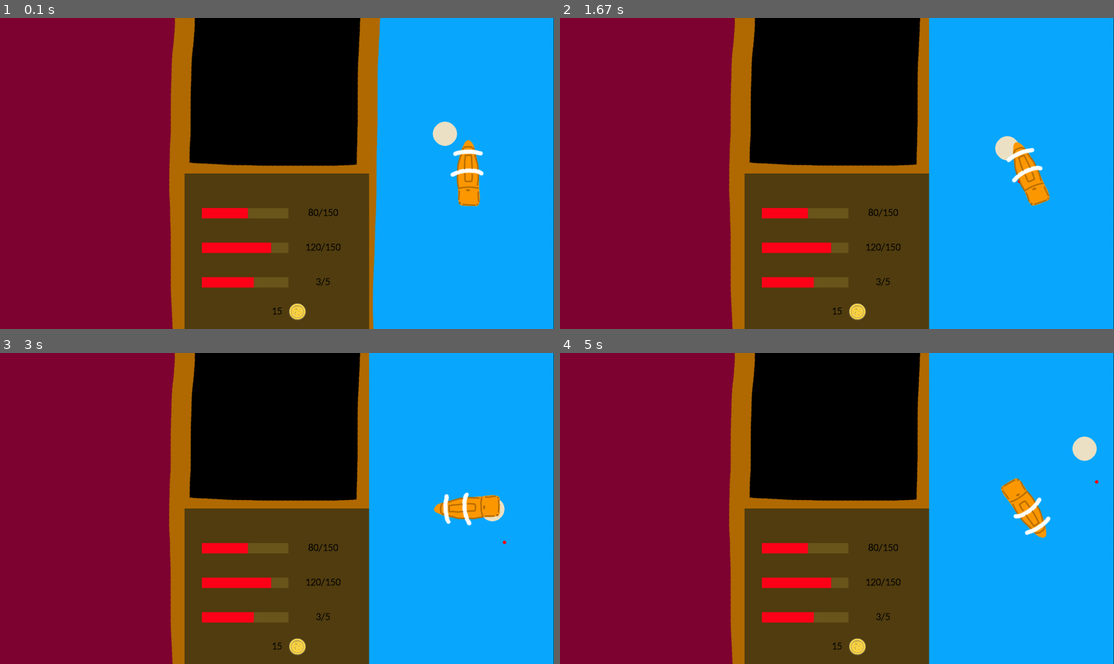
Above: before the commit, frames 1-4 (two rows, left to right).
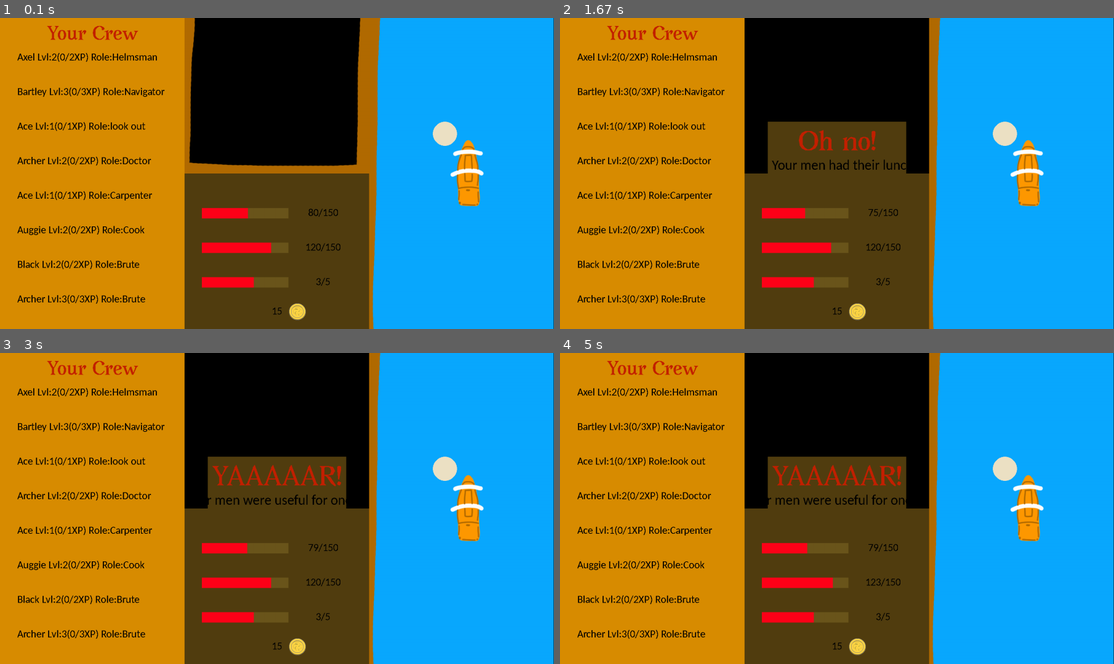
Above: after the commit, the same moments.

Repository: coffeemakingtoaster/Pyrates-pygame30
Game: pygame game, started from src/game_ui.py
The game is run twice, just before and just after one commit, with the same random seed, the same clock (stepped at 60 frames per second) and the same inputs.
Inputs (mouse positions are in pixels of both pictures, inside the frame that each line leads up to):
- Up to frame 1 (0.1 s): no input
- Up to frame 2 (1.67 s): hold A 0.33-0.87 s; hold A 0.9-1.2 s; click (1014, 164) at 1.28 s; hold Esc from 1.57 s (still down); hold A from 1.57 s (still down)
- Up to frame 3 (3 s): release Esc at 1.97 s; release A at 1.97 s; hold A 2-2.4 s; hold A 2.43-2.8 s
- Up to frame 4 (5 s): click (626, 436) at 3.38 s; hold A 4.23-4.53 s; hold A 4.57-4.97 s

The runs differ from the first frame. In frame 1, 33% of the frame differs, in the area x 0-34%, y 0-100%; in frame 2, 42%; in frame 3, 42%; in frame 4, 42%, in the area x 0-98%, y 0-100%.

Commit message:
update on my progress. Shop is now working and popup window is (mostly) useable

Diff:
--- a/src/data/balancing.json
+++ b/src/data/balancing.json
@@ -13,7 +13,7 @@
     "supply_min_amount" : 1,
     "supply_max_amount" : 10,
     "ammunition_min_price": 1,
-    "ammunition_price": 3,
+    "ammunition_max_price": 3,
     "ammunition_min_amount" : 1,
     "ammunition_max_amount" : 10,
     "bonus_min_price": 5,
--- a/src/game_logic.py
+++ b/src/game_logic.py
@@ -1,12 +1,15 @@
 import os
+import json
+import generator
+import random
 import ui_helper
-import json
 
 class game():
-    def __init__(self):
+    def __init__(self,screen):
         self.path = os.path.join(os.getcwd(),"data")
         self.read_balance()
         self.read_savegame()
+        self.screen = screen
 
     def read_balance(self):
         f = open(os.path.join(self.path,"balancing.json"))
@@ -24,6 +27,9 @@
         self.supplies = data["supplies"]
         self.ammunition = data["ammunition"]
         self.ship_HP = data["ship_HP"]
+        f = open(os.path.join(self.path,"savegame","crew.json"))
+        self.crew = json.load(f)
+        f.close()
 
     def island_event(self):
         text = "Wow this does things"
@@ -43,3 +49,102 @@
 
     def get_ship_HP(self):
         return (self.ship_HP,self.max_ship_HP)
+
+    def island_event(self,type,size):
+        event_values = generator.island_eventgen(type,size)
+        if type==1:
+            shop = ui_helper.shop(event_values,self.gold)
+            self.screen.blit(shop.get_surface(),(0,0))
+            return shop
+        elif type==2:
+            ui_helper.popup_window(type=2,event_values=event_values)
+        elif type==3:
+            pass
+        elif type==4:
+            print(event_values)
+            if "castaway" in event_values.keys():
+                print("castaway")
+                return None
+                #ui_helper.popup_window(type=4,event_values=event_values)
+            elif "loss" in event_values.keys():
+                title = "Oh no!"
+                if event_values["loss"]["type"]=="supplies":
+                    self.supplies -= event_values["loss"]["amount"]
+                    message = "Your men had their lunch stolen by monkeys! You lose "+str(event_values["loss"]["amount"])+" supplies!"
+                elif event_values["loss"]["type"]=="ammunition":
+                    self.ammunition -= event_values["loss"]["amount"]
+                    message = "Your men shot at monkeys! You lose "+str(event_values["loss"]["amount"])+" ammunition!"
+                update_window = ui_helper.popup_window(type=1,caption=title,text=message)
+                self.screen.blit(update_window.get_surf(),update_window.get_surf().get_rect(center=(800,450)))
+                print(message)
+                return update_window
+            elif "loot" in event_values.keys():
+                title = "YAAAAAR!"
+                if event_values["loot"]["type"]=="supplies":
+                    self.supplies += event_values["loot"]["amount"]
+                    message = "Your men were useful for once! You found "+str(event_values["loot"]["amount"])+" supplies!"
+                elif event_values["loot"]["type"]=="ammunition":
+                    self.ammunition += event_values["loot"]["amount"]
+                    message = "Your men were useful for once! You found "+str(event_values["loot"]["amount"])+" ammunition!"
+                update_window = ui_helper.popup_window(type=1,caption=title,text=message)
+                self.screen.blit(update_window.get_surf(), update_window.get_surf().get_rect(center=(800, 450)))
+                print(message)
+                return update_window
+
+    def battle(self,values):
+        outcome = random.randint(0,100)
+        #battle won
+        if outcome<=values["victory"]:
+            outcome = "Victory"
+            message = ""
+            found_gold = False
+            if "loot" in values.keys:
+                message += "You found"
+                if "gold" in values["loot"].keys:
+                    found_gold = True
+                    self.gold += values["loot"]["gold"]
+                    message += " "+str(values["loot"]["gold"])+" gold"
+                if "supplies" in values["loot"].keys:
+                    self.supplies += values["loot"]["supplies"]
+                    if found_gold:
+                        message += "and "+str(values["loot"]["supplies"])+" supplies"
+                    else:
+                        message += " "+str(values["loot"]["supplies"])+" supplies"
+                elif "ammunition" in values["loot"].keys:
+                    self.ammunition += values["loot"]["ammunition"]
+                    if found_gold:
+                        message += "and "+str(values["loot"]["ammunition"])+" ammunition"
+                    else:
+                        message += " "+str(values["loot"]["ammunition"])+" ammunition"
+
+                message += "!"
+            else:
+                if values["damage"] != 0:
+                    message += "but your ship hast lost "+str(values["damage"]+"HP")
+                else:
+                    message+= "You won without any casualties"
+                message += "!"
+        else:
+            outcome = "Defeat"
+            message = ""
+            index = random.randint(0,len(self.crew))
+            crew_member = self.crew[index]
+            crew_member_name = crew_member["name"]
+            if crew_member["injured"] == True:
+                self.crew.remove(crew_member)
+                message += " "+str(crew_member_name)+" fought heroically but died on the battlefield."
+            else:
+                crew_member["injured"] = True
+                message += " "+str(crew_member_name)+" was wounded on the battlefield and needs to be healed."
+        return outcome,message
+
+    def make_purchase(self,item,price):
+        if not price:
+            return
+        if not item:
+            return
+        if item == "supplies":
+            self.supplies+=1
+        if item == "ammunition":
+            self.ammunition+=1
+        self.gold -=price
--- a/src/game_ui.py
+++ b/src/game_ui.py
@@ -16,10 +16,14 @@
     rot_image = rot_image.subsurface(rot_rect).copy()
     return rot_image
 
+def reset_screen(screen,current_game):
+    screen.blit(ui_helper.draw_resources(current_game), (533, 450))
+    screen.blit(ui_helper.draw_crew_overview(),(0, 0))
+    ship_visual = pygame.Rect(width / 3, 0, width / 3, height / 2)
+    pygame.draw.rect(screen, (0, 0, 0), ship_visual)
 
 def main():
     pygame.init()
-    current_game = game_logic.game()
     # init size of the window. The background color is never visible
     width, height = (1600, 900)
     background_color = (0, 0, 0)
@@ -31,6 +35,7 @@
     overlay = pygame.image.load(os.path.join(asset_path, "overlay.png"))
     ship = pygame.image.load(os.path.join(asset_path, "ship.png"))
     screen = pygame.display.set_mode((width, height))
+    current_game = game_logic.game(screen)
     managment_UI = pygame.Rect(0, 0, width / 3, height)
     ship_visual = pygame.Rect(width / 3, 0, width / 3, height / 2)
     ressource_visual = pygame.Rect(width / 3, height / 2, width / 3, height / 2)
@@ -51,6 +56,8 @@
 
     # gameloop
     running = True
+    in_shop = False
+    UI_is_blocked = False
     angle = 0
     ship_map_x = 750
     ship_map_y = 350
@@ -67,6 +74,7 @@
     rotation_speed = 1
     ship_hit_box = pygame.Rect(1340, 440, 20, 20)
     clock = pygame.time.Clock()
+    shop = ui_helper.shop(None)
 
     pygame.draw.ellipse(screen, (237, 226, 197), pygame.Rect(island_demo_x, island_demo_y, 70, 70))
     while running:
@@ -77,7 +85,7 @@
             # at mouseclick:
             # - checks if click was in ship movement window and if so rotates the ship image
             # TODO: add support for more parts of the screen
-            if event.type == pygame.MOUSEBUTTONDOWN and ship_movement_UI.collidepoint(pygame.mouse.get_pos()):
+            if event.type == pygame.MOUSEBUTTONDOWN and ship_movement_UI.collidepoint(pygame.mouse.get_pos()) and not in_shop and not UI_is_blocked:
                 mouse_x, mouse_y = pygame.mouse.get_pos()
                 initx, inity = pygame.mouse.get_pos()
                 dot_map_x = ship_map_x - 266 + mouse_x - 1066
@@ -87,6 +95,33 @@
                 screen.blit(overlay, (0, 0))
                 pygame.draw.ellipse(screen, (255, 0, 0), pygame.Rect(mouse_x, mouse_y, 10, 10))
                 dotexists = True
+
+            if event.type == pygame.MOUSEBUTTONDOWN and in_shop and not UI_is_blocked:
+                if managment_UI.collidepoint(pygame.mouse.get_pos()):
+                    item,price = shop.interact(pygame.mouse.get_pos())
+                    if shop.is_active():
+                        current_game.make_purchase(item, price)
+                        screen.blit(shop.get_surface(),(0,0))
+                    else:
+                        in_shop = False
+
+            if event.type == pygame.MOUSEBUTTONDOWN and UI_is_blocked:
+                popup.is_collide(pygame.mouse.get_pos(),screen,current_game)
+                if not popup.is_active():
+                    UI_is_blocked = False
+#########################################################################
+            if event.type == pygame.KEYDOWN:
+                if event.key == pygame.K_s:
+                    shop = current_game.island_event(type=1,size=2)
+                    in_shop = True
+                if event.key == pygame.K_a:
+                    popup = current_game.island_event(type = 4,size = 2)
+                    if popup:
+                        UI_is_blocked = True
+                if event.key == pygame.K_ESCAPE and UI_is_blocked:
+                    popup.delete_popup(screen,current_game)
+                    UI_is_blocked = False
+#######################################################################
         pygame.display.flip()
 
         point_hit_box = pygame.Rect(initx, inity, 10, 10)
@@ -129,6 +164,8 @@
         clock.tick(60)
 
         screen.blit(ui_helper.draw_resources(current_game),(533,450))
+        if not in_shop:
+            screen.blit(ui_helper.draw_crew_overview(),(0,0))
 
 if __name__ == "__main__":
     main()
--- a/src/generator.py
+++ b/src/generator.py
@@ -101,8 +101,9 @@
                 "ammunition":
                     {"price":ammunition_price,
                      "amount":ammunition_amount},
-                str(bonus_item):
-                    {"price":bonus_price,
+                "bonus":
+                    {"name":str(bonus_item),
+                     "price":bonus_price,
                      "amount":bonus_amount}
                 }
     elif type == 2:
--- a/src/ui_helper.py
+++ b/src/ui_helper.py
@@ -1,67 +1,240 @@
 import pygame
 import os
-import game_logic
+import json
 
 
 def draw_resources(current_savegame):
     asset_path = os.path.join(os.getcwd(), "data", "img")
-    text_color = (0,0,0)
-    ammunition_values,max_ammunition = current_savegame.get_ammunition()
-    supplies_values,max_supply = current_savegame.get_supplies()
-    ship_HP,max_ship_HP = current_savegame.get_ship_HP()
+    text_color = (0, 0, 0)
+    ammunition_values, max_ammunition = current_savegame.get_ammunition()
+    supplies_values, max_supply = current_savegame.get_supplies()
+    ship_HP, max_ship_HP = current_savegame.get_ship_HP()
     gold = current_savegame.get_gold_value()
     values_text = pygame.font.Font(os.path.join(os.getcwd(), "data", "other", "Carlito-Regular.ttf"), 30)
-    supplies_bar_basis = pygame.Rect(50,100,250,30)
-    supplies_bar_filled = pygame.Rect(50, 100, (supplies_values/max_supply)*250, 30)##
+    supplies_bar_basis = pygame.Rect(50, 100, 250, 30)
+    supplies_bar_filled = pygame.Rect(50, 100, (supplies_values / max_supply) * 250, 30)  ##
     ammunition_bar_basis = pygame.Rect(50, 200, 250, 30)
-    ammunition_bar_filled = pygame.Rect(50, 200, (ammunition_values/max_ammunition)*250, 30)##
+    ammunition_bar_filled = pygame.Rect(50, 200, (ammunition_values / max_ammunition) * 250, 30)  ##
     ship_HP_bar_basis = pygame.Rect(50, 300, 250, 30)
-    ship_HP_bar_filled = pygame.Rect(50, 300, (ship_HP/max_ship_HP)*250, 30)##
-    supplies_text_render = values_text.render(str(supplies_values)+"/"+str(max_supply),False,text_color)
+    ship_HP_bar_filled = pygame.Rect(50, 300, (ship_HP / max_ship_HP) * 250, 30)  ##
+    supplies_text_render = values_text.render(str(supplies_values) + "/" + str(max_supply), False, text_color)
     ammunition_text_render = values_text.render(str(ammunition_values) + "/" + str(max_ammunition), False, text_color)
     HP_text_render = values_text.render(str(ship_HP) + "/" + str(max_ship_HP), False, text_color)
-    gold_render = values_text.render(str(gold),False,text_color)
-    values_surf = pygame.Surface((533,450))
+    gold_render = values_text.render(str(gold), False, text_color)
+    values_surf = pygame.Surface((533, 450))
     values_surf.fill((82, 62, 16))
-    pygame.draw.rect(values_surf,(107, 86, 28),supplies_bar_basis)
-    pygame.draw.rect(values_surf,(255, 0, 25),supplies_bar_filled)
-    values_surf.blit(supplies_text_render,supplies_text_render.get_rect(center=(400,115)))
-    pygame.draw.rect(values_surf,(107, 86, 28),ammunition_bar_basis)
-    pygame.draw.rect(values_surf,(255, 0, 25),ammunition_bar_filled)
+    pygame.draw.rect(values_surf, (107, 86, 28), supplies_bar_basis)
+    pygame.draw.rect(values_surf, (255, 0, 25), supplies_bar_filled)
+    values_surf.blit(supplies_text_render, supplies_text_render.get_rect(center=(400, 115)))
+    pygame.draw.rect(values_surf, (107, 86, 28), ammunition_bar_basis)
+    pygame.draw.rect(values_surf, (255, 0, 25), ammunition_bar_filled)
     values_surf.blit(ammunition_text_render, ammunition_text_render.get_rect(center=(400, 215)))
-    pygame.draw.rect(values_surf,(107, 86, 28),ship_HP_bar_basis)
-    pygame.draw.rect(values_surf,(255, 0, 25),ship_HP_bar_filled)
+    pygame.draw.rect(values_surf, (107, 86, 28), ship_HP_bar_basis)
+    pygame.draw.rect(values_surf, (255, 0, 25), ship_HP_bar_filled)
     values_surf.blit(HP_text_render, HP_text_render.get_rect(center=(400, 315)))
-    gold_rect = gold_render.get_rect(center = (533/2,400))
+    gold_rect = gold_render.get_rect(center=(533 / 2, 400))
     gold_icon = pygame.image.load(os.path.join(asset_path, "coin.png"))
-    values_surf.blit(gold_render,gold_rect)
-    values_surf.blit(pygame.transform.scale(gold_icon,(50,50)),((533/2)+(gold_rect.width/2)+20,375))
+    values_surf.blit(gold_render, gold_rect)
+    values_surf.blit(pygame.transform.scale(gold_icon, (50, 50)), ((533 / 2) + (gold_rect.width / 2) + 20, 375))
     return values_surf
 
-def status_update(title,text):
-    pygame.font.init()
-    caption_size = 70
-    text_size = 40
-    popup_background = (82, 62, 16)
-    caption_color = (196, 33, 0)
-    text_color = (207, 187, 39)
-    window_size = (400, 300)
-    i = 20
-    while i<len(text):
-        text = text[i]+"\n"+text[i+1]
-        i+20
-    Caption = pygame.font.Font(os.path.join(os.getcwd(), "data", "other", "Avara.ttf"), caption_size)
-    message_text = pygame.font.Font(os.path.join(os.getcwd(), "data", "other", "Carlito-Regular.ttf"), text_size)
-    surf = pygame.Surface(window_size)
-    surf.fill(popup_background)
-    caption_render = Caption.render(title,False,caption_color)
-    caption_rec = caption_render.get_rect(center=(window_size[0]/2,65))
-    text_render = message_text.render(text,False,text_color)
-    text_rect = caption_render.get_rect(center=(125,(window_size[1]/2)))
-    button_render = message_text.render("OK",False,text_color)
-    button_rect = button_render.get_rect(center=(window_size[0]/2,245))
-
-    surf.blit(caption_render,caption_rec)
-    surf.blit(text_render, text_rect)
-    surf.blit(button_render,button_rect)
-    return surf,button_rect
+class popup_window():
+    # Types:
+    # 1 - Status Update (just OK button)
+    #
+     def __init__(self, type,caption,text,event_values = None):
+        self.state = False
+        pygame.font.init()
+        self.caption_size = 70
+        self.text_size = 40
+        self.popup_background = (82, 62, 16)
+        self.caption_color = (196, 33, 0)
+        self.text_color = (207, 187, 39)
+        self.window_size = (400, 300)
+        self.Caption = pygame.font.Font(os.path.join(os.getcwd(), "data", "other", "Avara.ttf"), self.caption_size)
+        self.message_text = pygame.font.Font(os.path.join(os.getcwd(), "data", "other", "Carlito-Regular.ttf"),self.text_size)
+        if event_values:
+            self.event_values = event_values
+        if type==1:
+            self.init_status_update(caption,text)
+        elif type==2:
+            pass
+
+     def init_status_update(self,title,text):
+         self.state = True
+         i = 20
+         '''
+         while i < len(text):
+             text = text[i] + "\n" + text[i + 1]
+             i + 20
+         '''
+         surf = pygame.Surface(self.window_size)
+         surf.fill(self.popup_background)
+         caption_render = self.Caption.render(title, False, self.caption_color)
+         caption_rec = caption_render.get_rect(center=(self.window_size[0] / 2, 65))
+         text_render = self.message_text.render(text, False, (0,0,0))
+         text_rect = caption_render.get_rect(center=(125, (self.window_size[1] / 2)))
+         button_render = self.message_text.render("OK", False, self.text_color)
+         button_rect = button_render.get_rect(center=(self.window_size[0] / 2, 245))
+         surf.blit(caption_render, caption_rec)
+         surf.blit(text_render, text_rect)
+         surf.blit(button_render, button_rect)
+         self.buttons = [{"button_text":"OK","hitbox":button_rect}]
+         self.surf = surf
+
+     def get_surf(self):
+         return self.surf
+
+
+     def is_collide(self,mouse_pos,screen,game):
+         for button in self.buttons:
+             if button["hitbox"].collidepoint(mouse_pos):
+                 if button["button_text"]=="OK":
+                     self.delete_popup(screen,game)
+                 elif button["button_text"]=="Battle":
+                    outcome,details = game.battle(self.event_values)
+                    self.delete_popup()
+                    self.init_status_update(outcome,details)
+                 elif button["buttton_text"]=="Flee":
+                    self.delete_popup()
+
+                 return True
+         return False
+
+     def is_active(self):
+         return self.state
+
+     def delete_popup(self,screen,game):
+         width,height = pygame.display.get_surface().get_size()
+         screen.blit(draw_resources(game), (533, 450))
+         screen.blit(draw_crew_overview(), (0, 0))
+         ship_visual = pygame.Rect(width / 3, 0, width / 3, height / 2)
+         pygame.draw.rect(screen, (0, 0, 0), ship_visual)
+         self.state = False
+
+
+class shop():
+    def __init__(self,values = None,player_gold=None):
+        if values and player_gold:
+            self.state = True
+            self.values = values
+            self.player_gold = player_gold
+            self.draw_shop(values)
+
+    def draw_shop(self,values):
+        active_color = (199, 104, 2)
+        inactive_color = (125, 88, 47)
+        asset_path = os.path.join(os.getcwd(), "data", "img")
+        self.shop_surface = pygame.Surface((533, 900))
+        self.shop_surface.fill((173, 90, 0))
+        caption = pygame.font.Font(os.path.join(os.getcwd(), "data", "other", "Avara.ttf"), 50)
+        text = pygame.font.Font(os.path.join(os.getcwd(), "data", "other", "Carlito-Regular.ttf"), 30)
+        caption_render = caption.render("The Shop", False, (196, 33, 0))
+        caption_rect = caption_render.get_rect(center=(533 / 2, 50))
+        self.shop_surface.blit(caption_render, caption_rect)
+        gold_icon = pygame.image.load(os.path.join(asset_path, "coin.png"))
+        index = 0
+        self.items = []
+        if values["supplies"]["amount"]>0:
+            color = active_color
+            if values["supplies"]["price"]>self.player_gold:
+                color = inactive_color
+            amount_rect = pygame.Rect(50,100+(index*150),400,100)
+            pygame.draw.rect(self.shop_surface,color,amount_rect)
+            amount_render = text.render(str(values["supplies"]["amount"]),False,(0,0,0))
+            price_render = text.render(str(values["supplies"]["price"]),False,(0,0,0))
+            self.shop_surface.blit(amount_render,amount_render.get_rect(center=amount_rect.center))
+            self.shop_surface.blit(price_render,(325,amount_rect.centery-20))
+            self.shop_surface.blit(pygame.transform.scale(gold_icon, (50, 50)),(370,(amount_rect.centery-25)))
+            self.items.append({"item":"supplies","hitbox":amount_rect})
+            index+=1
+        if values["ammunition"]["amount"]>0:
+            color = active_color
+            if values["ammunition"]["price"] > self.player_gold:
+                color = inactive_color
+            amount_rect = pygame.Rect(50,100+(index*150),400,100)
+            pygame.draw.rect(self.shop_surface,color,amount_rect)
+            amount_render = text.render(str(values["ammunition"]["amount"]),False,(0,0,0))
+            price_render = text.render(str(values["ammunition"]["price"]),False,(0,0,0))
+            self.shop_surface.blit(amount_render,amount_render.get_rect(center=amount_rect.center))
+            self.shop_surface.blit(price_render,(325,amount_rect.centery-20))
+            self.shop_surface.blit(pygame.transform.scale(gold_icon, (50, 50)),(370,(amount_rect.centery-25)))
+            self.items.append({"item": "ammunition", "hitbox": amount_rect})
+            index += 1
+        if values["bonus"]["amount"]>0:
+            color = active_color
+            if values["bonus"]["price"] > self.player_gold:
+                color = inactive_color
+            amount_rect = pygame.Rect(50,100+(index*150),400,100)
+            pygame.draw.rect(self.shop_surface,color,amount_rect)
+            amount_render = text.render(str(values["bonus"]["amount"]),False,(0,0,0))
+            price_render = text.render(str(values["bonus"]["price"]),False,(0,0,0))
+            self.shop_surface.blit(amount_render,amount_render.get_rect(center=amount_rect.center))
+            self.shop_surface.blit(price_render,(325,amount_rect.centery-20))
+            self.shop_surface.blit(pygame.transform.scale(gold_icon, (50, 50)),(370,(amount_rect.centery-25)))
+            self.items.append({"item": values["bonus"]["name"], "hitbox": amount_rect})
+            index += 1
+        self.leave_rect = pygame.Rect(400,800,50,50)
+        pygame.draw.rect(self.shop_surface,(255,0,0),self.leave_rect)
+
+    def get_surface(self):
+        return self.shop_surface
+
+    def interact(self,mouse_pos):
+        if self.leave_rect.collidepoint(mouse_pos):
+            self.state = False
+            return None,None
+        for button in self.items:
+            if button["hitbox"].collidepoint(mouse_pos):
+                print(self.values)
+                item = button["item"]
+                print(item)
+                if button["item"] == "ammunition" or button["item"]=="supplies":
+                    price = self.values[button["item"]]["price"]
+                    if price>self.player_gold:
+                        self.draw_shop(self.values)
+                        return None,None
+                    self.values[button["item"]]["amount"]-=1
+                else:
+                    price = self.values["bonus"]["price"]
+                    if price>self.player_gold:
+                        self.draw_shop(self.values)
+                        return None,None
+                    self.values["bonus"]["amount"]-= 1
+                self.draw_shop(self.values)
+                self.player_gold -= price
+                return item,price
+
+        return None,None
+
+    def is_active(self):
+        return self.state
+
+
+
+def draw_crew_overview():
+    f = open(os.path.join(os.getcwd(), "data", "savegame", "crew.json"))
+    crew = json.load(f)
+    f.close()
+    crew_overview_surface = pygame.Surface((533, 900))
+    crew_overview_surface.fill((217, 141, 0))
+    Caption = pygame.font.Font(os.path.join(os.getcwd(), "data", "other", "Avara.ttf"), 50)
+    text = pygame.font.Font(os.path.join(os.getcwd(), "data", "other", "Carlito-Regular.ttf"), 30)
+    caption_render = Caption.render("Your Crew", False, (196, 33, 0))
+    caption_rect = caption_render.get_rect(center=(533 / 2, 50))
+    crew_overview_surface.blit(caption_render, caption_rect)
+    index = 0
+    for member in crew:
+        if "xp" not in member.keys():
+            member["xp"] = 0
+        display_text = member["name"] + " Lvl:" + str(member["level"]) + "(" + str(member["xp"]) + "/" + str(
+            member["level"]) + "XP) Role:" + member["role"]
+        display_text_render = text.render(display_text, False, (0, 0, 0))
+        if "status" in member.keys():
+            if member["status"] != None:
+                if member["status"] == "hungry":
+                    icon = pygame.image.load(os.path.join(os.getcwd(), "data", "img", "status_hungry.png"))
+                crew_overview_surface.blit(pygame.transform.scale(icon, (100, 33)), (400, 130 + (index * 100)))
+        crew_overview_surface.blit(display_text_render, (50, 100 + (index * 100)))
+        index += 1
+    return crew_overview_surface
Binary file added: src/data/img/status_hungry.png
